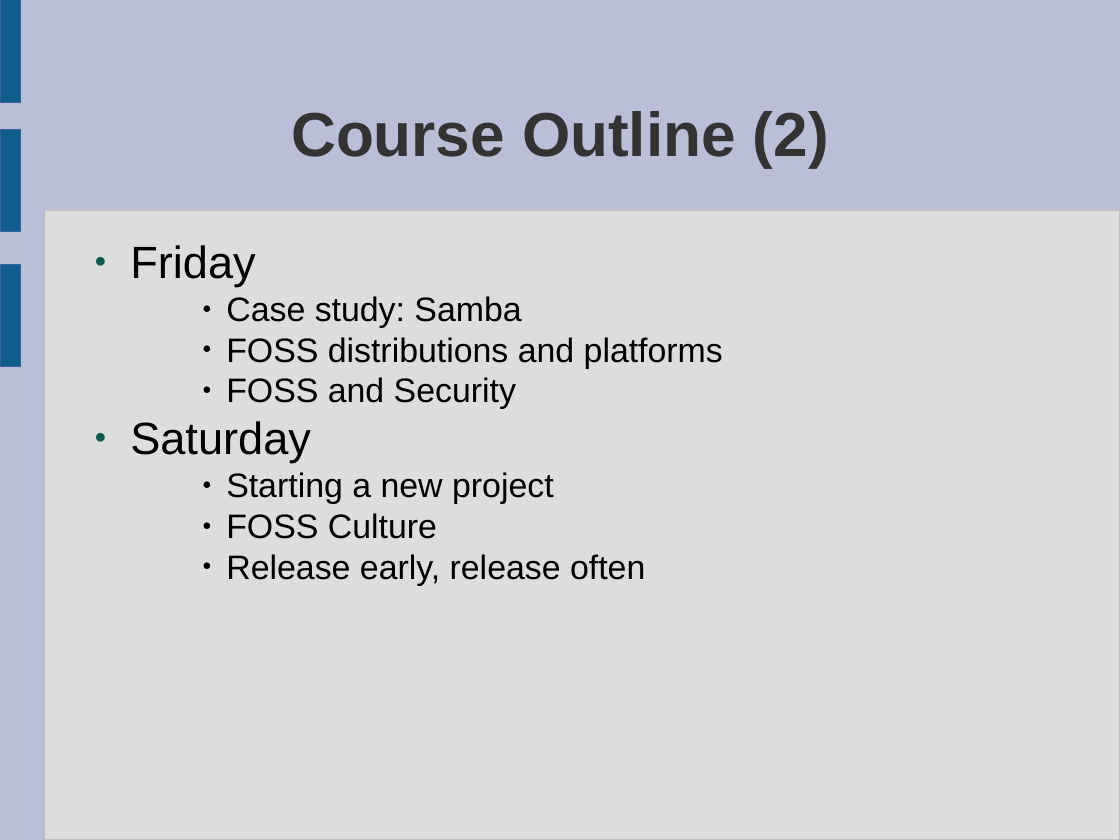
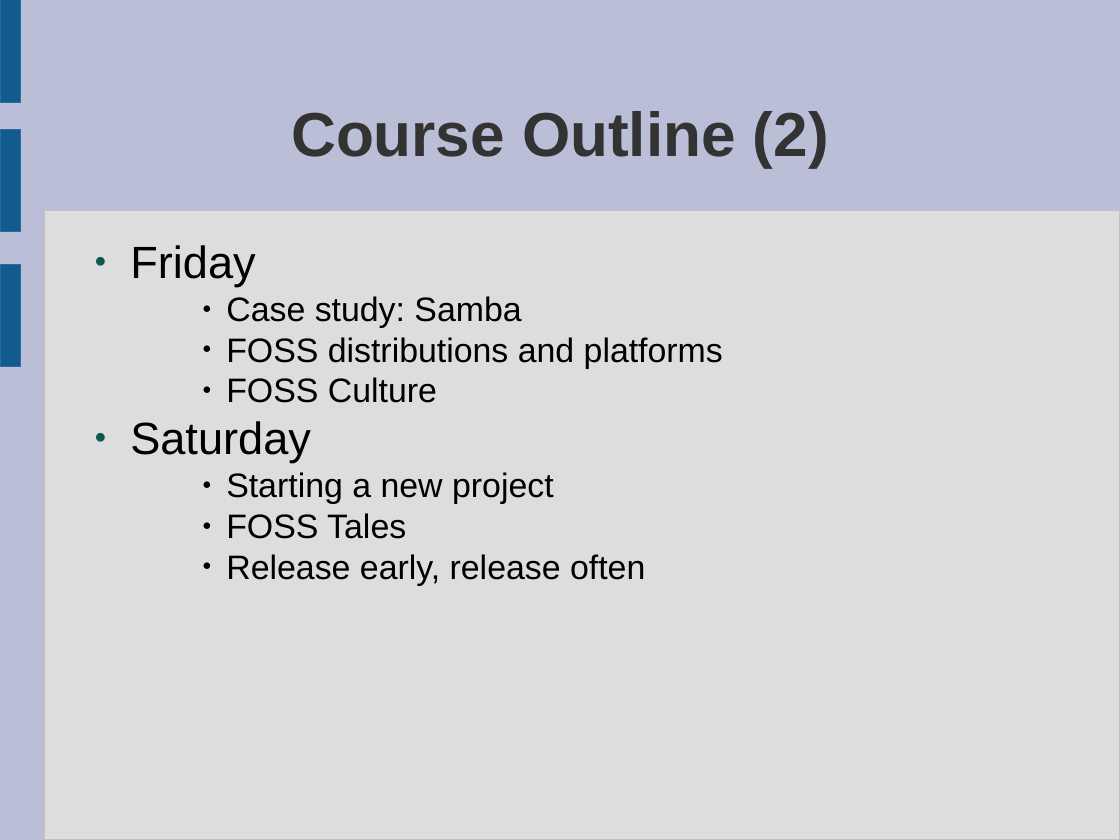
Before and after one commit to laurencesmart/comp8440, a slide deck: slide 7 of lectures/course_introduction.odp (slide 5 before the commit). Drawn at 1120x840 pixels with LibreOffice and Linux fonts; fonts in the diff are those of the drawing. Boxes give left, top, right and bottom in pixels: in the first picture for what was removed or moved away, otherwise in the second. Text is boxed around its words. In the diff, an @@ line names an element or a change of style, - is before the commit and + after.

```diff
--- a/lectures/course_introduction.odp
+++ b/lectures/course_introduction.odp
@@ text at box(226, 377, 437, 403): text changed @@
-    ● FOSS and Security
+    ● FOSS Culture
@@ text at box(226, 513, 406, 539): text changed @@
-    ● FOSS Culture
+    ● FOSS Tales
```
Also in this commit, not shown: 7 other slides changed, 2 slides added, 1 other file.
